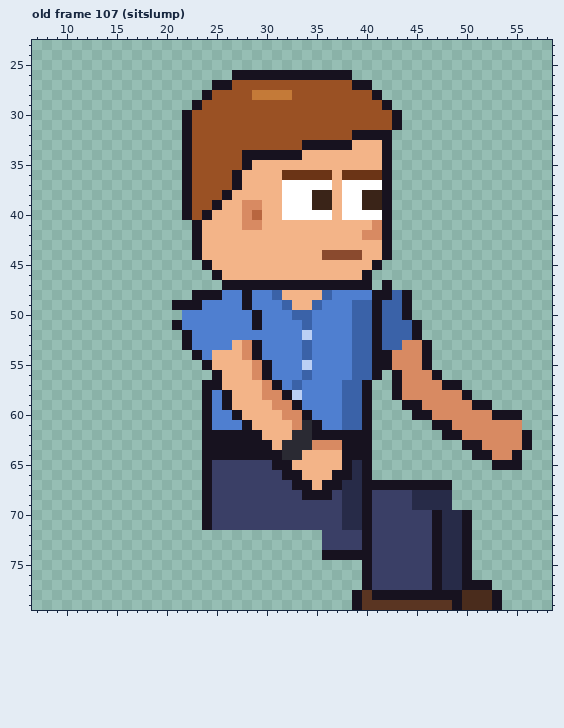
Pixel-art file -- sprites/custom/custom_intern_receding_right_anim.aseprite. The picture above was drawn from the file before the commit.
64x80 pixels, 129 frames. Colours within 5 levels of each other are drawn and written as one. Shown: old frame 107 (sitslump): x 7..58, y 23..79. The commit also changed other frames, which this record leaves out.
Now the later version:
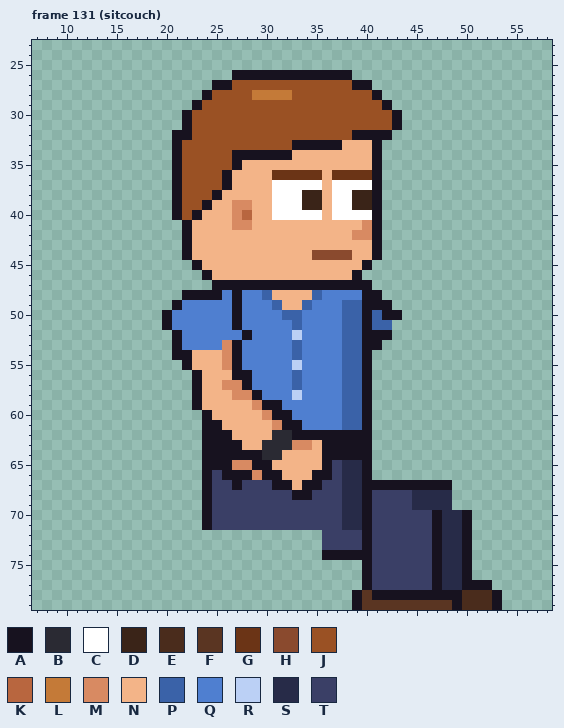
Palette (. is transparent): A #17121f  B #2a2a33  C #ffffff  D #3a2418  E #4a2c1c  F #5a3522  G #6b3416  H #8a4a2e  J #9a5124  K #b8663f  L #c47a38  M #d88a62  N #f3b488  P #3a62a8  Q #4f7fd0  R #bbd0f5  S #272b48  T #3a3f66
A new or re-ordered frame is compared with the old frame closest to it.
Edits made:
frames 129 -> 135
--- frame 131 (sitcouch) is new; against old frame 107 (sitslump)
@@ x 7..58 @@
 31 ...............AJJJJJJJJJJJJJJJJJJJJA...............
-32 ...............AJJJJJJJJJJJJJJJJAAAA................
-33 ...............AJJJJJJJJJJJAAAAANNNA................
-34 ...............AJJJJJAAAAAANNNNNNNNA................
-35 ...............AJJJJJANNNNNNNNNNNNNA................
-36 ...............AJJJJANNNNGGGGGNGGGGA................
-37 ...............AJJJJANNNNCCCCCNCCCCA................
-38 ...............AJJJANNNNNCCCDDNCCDDA................
-39 ...............AJJANNMMNNCCCDDNCCDDA................
-40 ...............AJANNNMKNNCCCCCNCCCCA................
-41 ................ANNNNMMNNNNNNNNNNNMA................
-42 ................ANNNNNNNNNNNNNNNNMMA................
-43 ................ANNNNNNNNNNNNNNNNNNA................
-44 ................ANNNNNNNNNNNNHHHHNNA................
-45 .................ANNNNNNNNNNNNNNNNA.................
-46 ..................ANNNNNNNNNNNNNNA..................
-47 ...................AAAAAAAAAAAAAAA.A................
-48 ................AAAQQAQQPNNNNPQQQQAAPA..............
-49 ..............AAAQQQQAQQQPNNPQQQPPAPPA..............
-50 ...............QQQQQQQAQQQPPQQQQPPAPPA..............
-51 ..............AQQQQQQQAQQQQPQQQQPPAPPPA.............
-52 ...............AQQQQQQQQQQQRQQQQPPAPPPA.............
-53 ...............AQQQQNMAQQQQPQQQQPPAPPMMA............
-54 ................AQNNNMAQQQQPQQQQPPAAMMMA............
-55 .................ANNNNMAQQQRQQQQPPAAMMMA............
-56 ..................ANNNMAQQQPQQQQPPA.AMMMA...........
-57 .................AANNNNMAQPQQQQPPA..AMMMMAA.........
-58 .................AQANNNMMARQQQQPPA..AMMMMMMA........
-59 .................AQANNNNMMAQQQQPPA...AAMMMMMAA......
-60 .................AQQANNNNMMAQQQPPA....AAMMMMMMAAA...
-61 .................AQQQANNNNMBAQQPPA......AAMMMMMMM...
-62 .................AAAAAANNNBBAAAAAA.......AAMMMMMMA..
-63 .................AAAAAAANBBBMMMAAA.........AAMMMMA..
-64 .................AAAAAAAABBNNNNAAA..........AAMMA...
-65 .................ATTTTTTAANNNNNASA............AAA...
-66 .................ATTTTTTTAANNNAASA..................
-67 .................ATTTTTTTTAANAASSAAAAAAAAA..........
-68 .................ATTTTTTTTTAAATSSATTTTSSSS..........
+32 ..............AAJJJJJJJJJJJJJJJJAAAA................
+33 ..............AJJJJJJJJJJJAAAAANNNA.................
+34 ..............AJJJJJAAAAAANNNNNNNNA.................
+35 ..............AJJJJJANNNNNNNNNNNNNA.................
+36 ..............AJJJJANNNNGGGGGNGGGGA.................
+37 ..............AJJJJANNNNCCCCCNCCCCA.................
+38 ..............AJJJANNNNNCCCDDNCCDDA.................
+39 ..............AJJANNMMNNCCCDDNCCDDA.................
+40 ..............AJANNNMKNNCCCCCNCCCCA.................
+41 ...............ANNNNMMNNNNNNNNNNNMA.................
+42 ...............ANNNNNNNNNNNNNNNNMMA.................
+43 ...............ANNNNNNNNNNNNNNNNNNA.................
+44 ...............ANNNNNNNNNNNNHHHHNNA.................
+45 ................ANNNNNNNNNNNNNNNNA..................
+46 .................ANNNNNNNNNNNNNNA...................
+47 ..................AAAAAAAAAAAAAAAA..................
+48 ...............AAAAQAQQPNNNNPQQQQAA.................
+49 ..............AQQQQQAQQQPNNPQQQPPAAA................
+50 .............AQQQQQQAQQQQPPQQQQPPAPAA...............
+51 .............AQQQQQQAQQQQQPQQQQPPAPP................
+52 ..............AQQQQQQAQQQQRQQQQPPAAA................
+53 ..............AQQQQMAQQQQQPQQQQPPAA.................
+54 ..............AANNNMAQQQQQPQQQQPPA..................
+55 ...............ANNNMAQQQQQRQQQQPPA..................
+56 ................ANNNAAQQQQPQQQQPPA..................
+57 ................ANNMMAQQQQPQQQQPPA..................
+58 ................ANNNMMAQQQRQQQQPPA..................
+59 ................ANNNNNMAAQQQQQQPPA..................
+60 .................ANNNNNMAAQQQQQPPA..................
+61 .................AANNNNNMAAQQQQPPA..................
+62 .................AAANNNNBBAAAAAAAA..................
+63 .................AAAANNBBBMMNAAAAA..................
+64 .................AAAAAABBNNNNAAAAA..................
+65 .................AAAMMAANNNNNATSSA..................
+66 .................ATAAAMAANNNAATSSA..................
+67 .................ATTATTTAANAATTSSAAAAAAAAA..........
+68 .................ATTTTTTTTAATTTSSATTTTSSSS..........
 69 .................ATTTTTTTTTTTTTSSATTTTSSSS..........
Pixel boxes of the changes (left, top, right, bottom) in both pictures:
changed: (162, 130, 532, 500)
